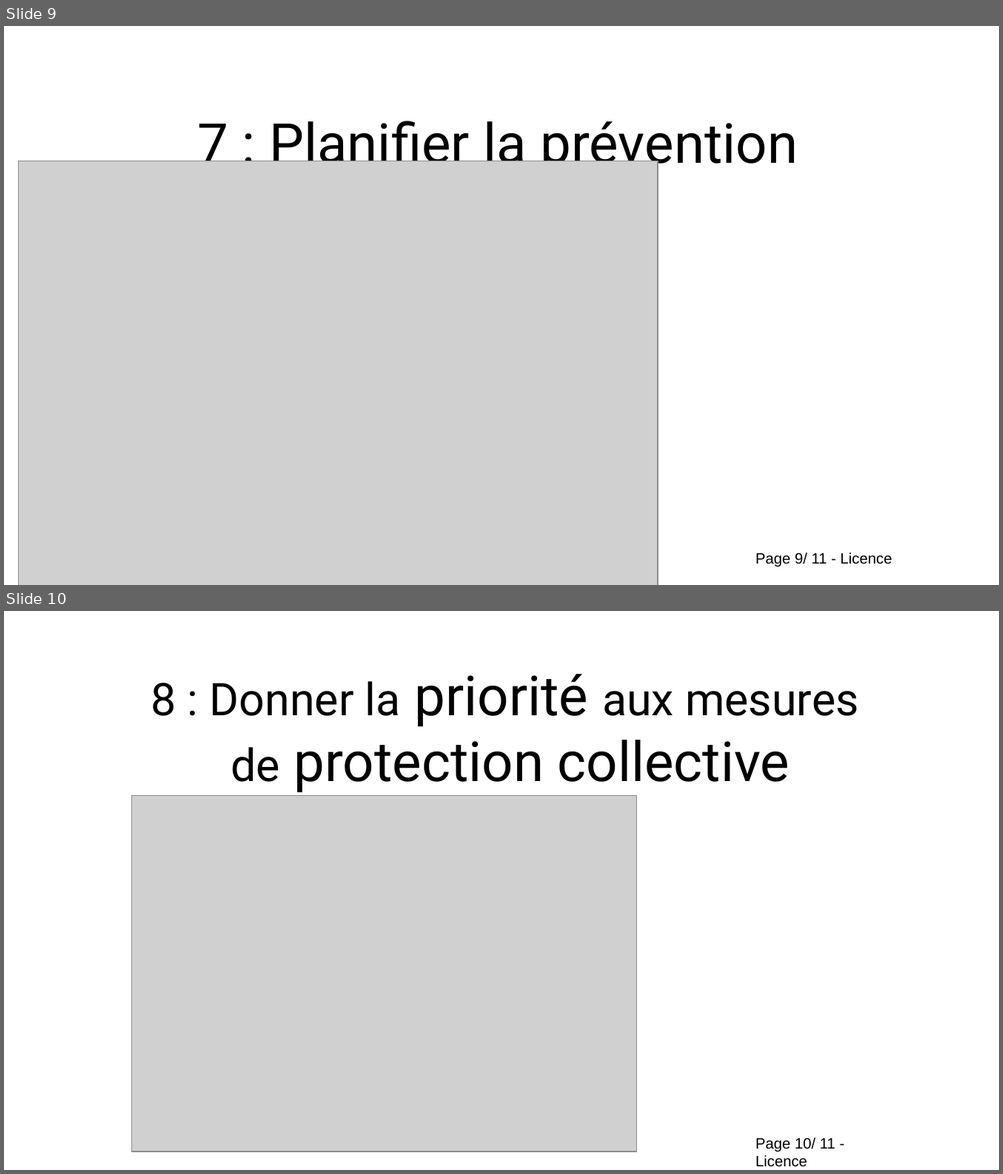
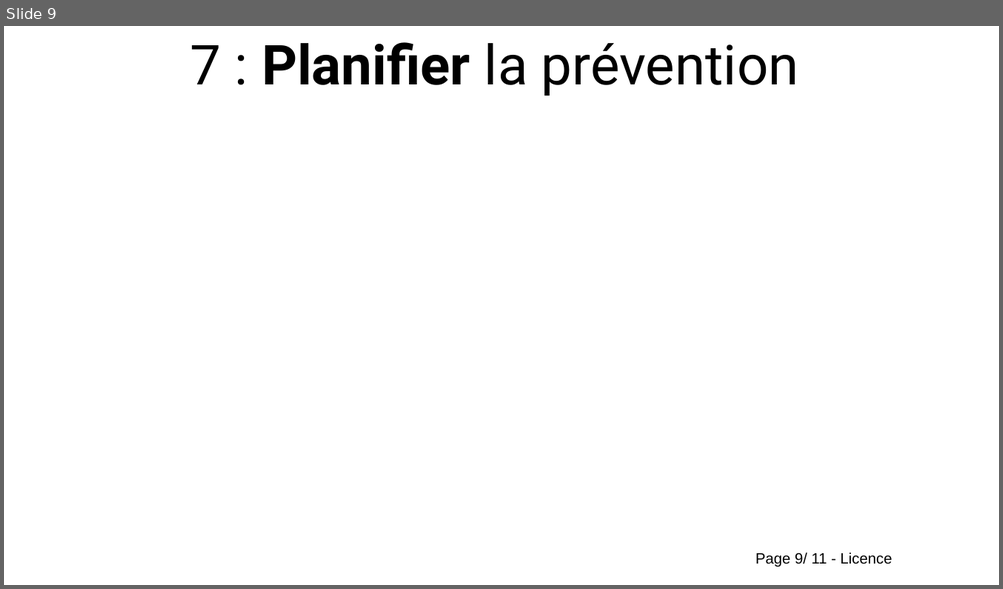
Before and after one commit to Evarisk/bibliotheque-media-risque, a slide deck: causerie/prevention/9_principes_prevention/causerie_9_principes_prevention.odp. Shown one above the other, each under a label of ours: slides 9 and 10 before the commit, slide 9 after it. The pictures are 1003x1174 and 1003x589 pixels, drawn with LibreOffice and Linux fonts; fonts in the diff are those of the drawing; grey boxes stand for pictures; background and template pictures are left out. Boxes give left, top, right and bottom in pixels: in the first picture for what was removed or moved away, otherwise in the second. Text is boxed around its words. In the diff, an @@ line names an element or a change of style, - is before the commit and + after.

```diff
--- a/causerie/prevention/9_principes_prevention/causerie_9_principes_prevention.odp
+++ b/causerie/prevention/9_principes_prevention/causerie_9_principes_prevention.odp
@@ slide 10 removed at [4, 611, 999, 1170], background #FFFFFF; not listed: 1 template element that a slide beside it also shows @@
@@ title removed at [151, 674, 859, 792] @@
-8 : Donner la priorité aux mesures
-de protection collective
@@ picture removed at [132, 796, 637, 1153] @@
@@ slide 9 changed as well @@
@@ title "7 : Planifier la prévention": place and size @@
-title "7 : Planifier la prévention" at [198, 121, 798, 176]
+title "7 : Planifier la prévention" at [190, 42, 799, 96]
@@ title "7 : Planifier la prévention" at [190, 42, 799, 96]: bold on in "Planifier" @@
@@ picture removed at [19, 161, 658, 585] @@
```
Also in this commit, not shown: 9 other slides changed, 1 slide added.
